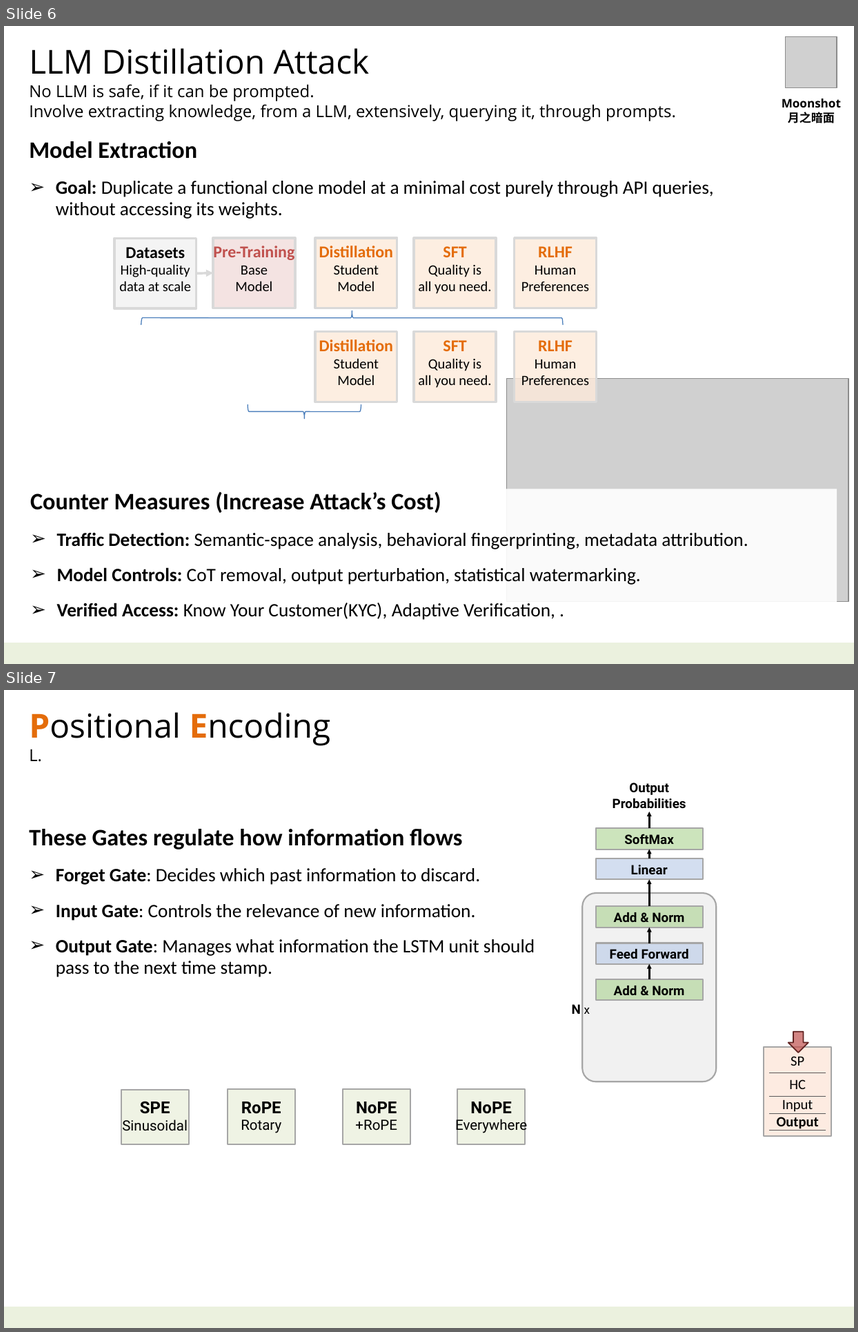
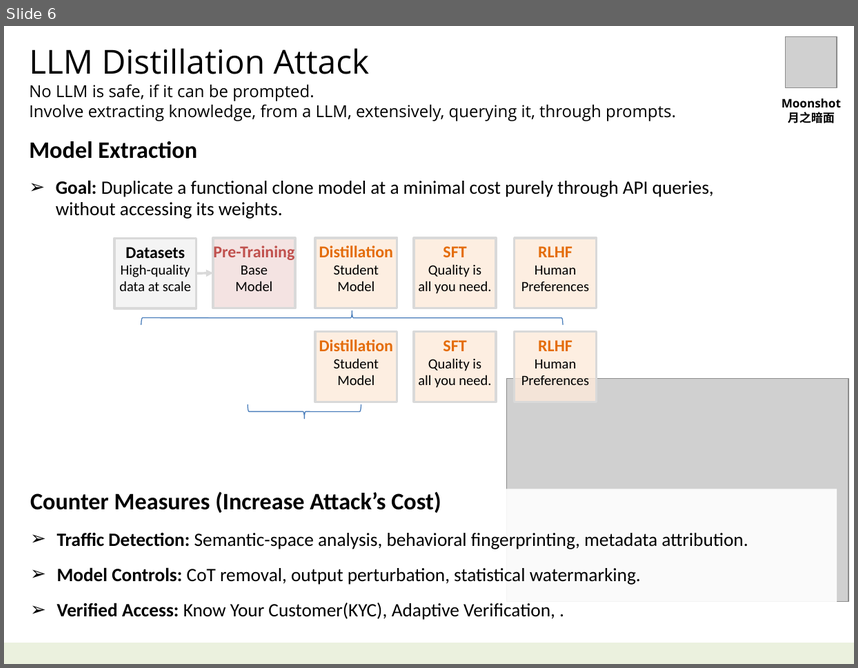
Before and after one commit to navibator/crazy-ai, a slide deck: ai-deepseek.pptx. Shown one above the other, each under a label of ours: slides 6 and 7 before the commit, slide 6 after it. The pictures are 858x1332 and 858x668 pixels, drawn with LibreOffice and Linux fonts; fonts in the diff are those of the drawing; grey boxes stand for pictures. Boxes give left, top, right and bottom in pixels: in the first picture for what was removed or moved away, otherwise in the second. Text is boxed around its words. In the diff, an @@ line names an element or a change of style, - is before the commit and + after.

Commit message:
kimi rnn and lstm

```diff
--- a/ai-deepseek.pptx
+++ b/ai-deepseek.pptx
@@ slide 7 removed at box(4, 690, 854, 1328), background #FFFFFF; not listed: 1 template element that a slide beside it also shows @@
@@ text removed at box(29, 712, 331, 762) @@
-Positional Encoding
-L.
@@ text removed at box(613, 782, 686, 812) @@
-Output
-Probabilities
@@ arrow removed from (649, 829) to (649, 811) @@
@@ text removed at box(29, 829, 535, 977) @@
-These Gates regulate how information flows
-➢ Forget Gate: Decides which past information to discard.
-➢ Input Gate: Controls the relevance of new information.
-➢ Output Gate: Manages what information the LSTM unit should pass to the next time stamp.
@@ rectangle removed at box(595, 829, 703, 850) @@
-SoftMax
@@ arrow removed from (649, 858) to (649, 849) @@
@@ rectangle removed at box(595, 858, 703, 880) @@
-Linear
@@ rounded rectangle removed at box(582, 893, 715, 1082) @@
@@ arrow removed from (649, 906) to (649, 880) @@
@@ rectangle removed at box(595, 906, 703, 927) @@
-Add & Norm
@@ arrow removed from (649, 943) to (649, 927) @@
@@ rectangle removed at box(595, 943, 703, 965) @@
-Feed Forward
@@ rectangle removed at box(595, 979, 703, 1000) @@
-Add & Norm
@@ arrow removed from (649, 979) to (649, 964) @@
@@ text removed at box(572, 1004, 590, 1014) @@
-N x
@@ down arrow removed at box(789, 1032, 809, 1053) @@
@@ rectangle removed at box(764, 1047, 832, 1136) @@
@@ table removed at box(769, 1049, 826, 1133), 4 rows, 1 columns @@
-SP
-HC
-Input
-Output
@@ rectangle removed at box(121, 1090, 190, 1144) @@
-SPE
-Sinusoidal
@@ rectangle removed at box(228, 1089, 296, 1143) @@
-RoPE
-Rotary
@@ rectangle removed at box(342, 1089, 410, 1143) @@
-NoPE
-+RoPE
@@ rectangle removed at box(457, 1089, 525, 1143) @@
-NoPE
-Everywhere
```
Also in this commit, not shown: 1 slide changed, 2 slides added, 2 other slides removed, 3 other files.
